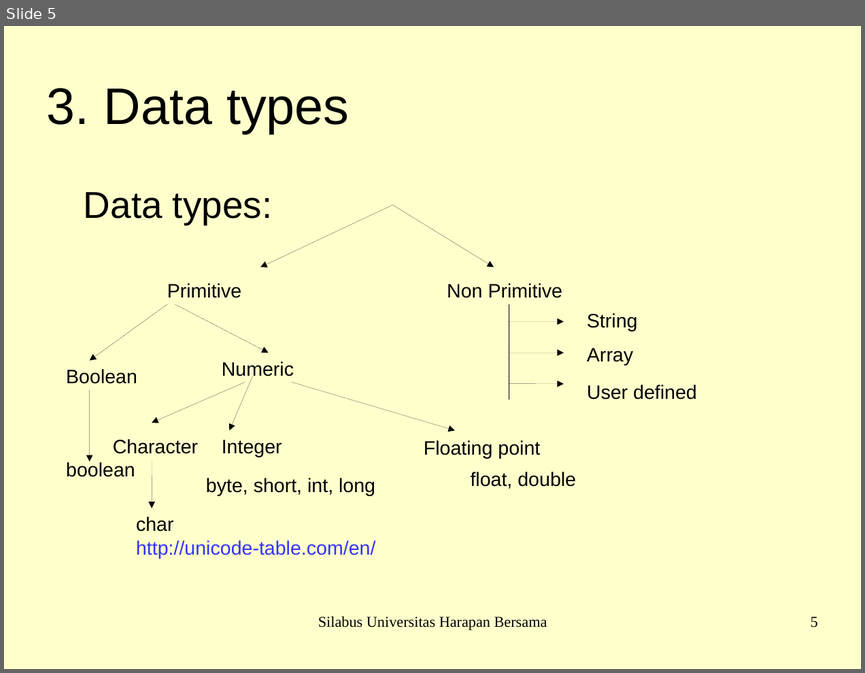
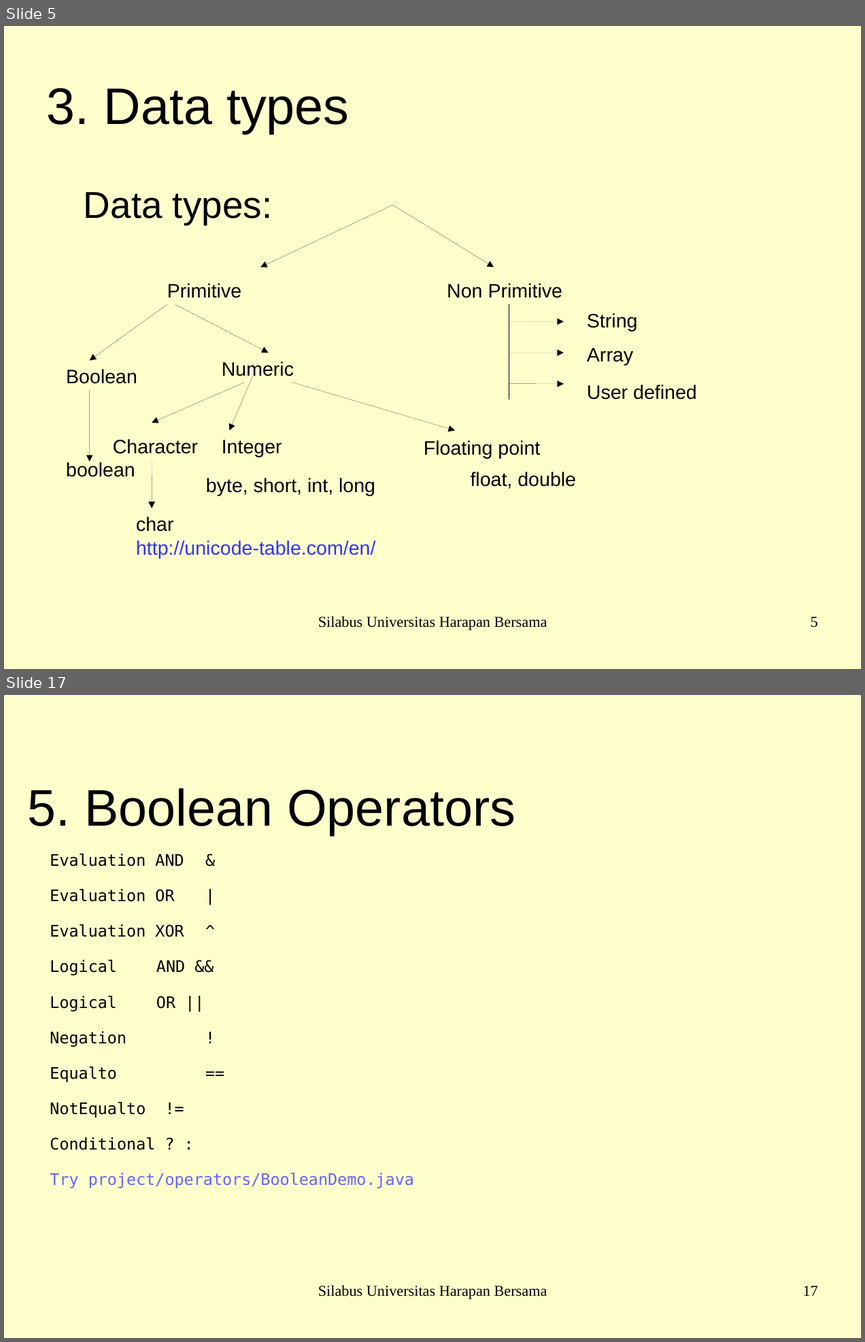
Before and after one commit to arissetyawan-campus-1qaz2wsx3edc/java-programming-basic, a slide deck: java-master-slide.odp. Shown one above the other, each under a label of ours: slide 5 before the commit, slides 5 and 17 after it; the slides between them are not shown. The pictures are 865x673 and 865x1342 pixels, drawn with LibreOffice and Linux fonts; fonts in the diff are those of the drawing; background and template pictures are left out. Boxes give left, top, right and bottom in pixels: in the first picture for what was removed or moved away, otherwise in the second. Text is boxed around its words. In the diff, an @@ line names an element or a change of style, - is before the commit and + after.

```diff
--- a/java-master-slide.odp
+++ b/java-master-slide.odp
@@ slide 17 added at box(4, 695, 861, 1338), background #FFFFCC @@
@@ title added at box(27, 788, 515, 835), 47.6 pt, text #000000 @@
+5. Boolean Operators
@@ text added at box(50, 853, 414, 1188), 14.8 pt, text #000000 @@
+Evaluation AND &
+Evaluation OR |
+Evaluation XOR ^
+Logical AND &&
+Logical OR ||
+Negation !
+Equalto ==
+NotEqualto !=
+Conditional ? :
+Try project/operators/BooleanDemo.java
@@ text added at box(318, 1285, 547, 1299), 14 pt, text #000000 @@
+Silabus Universitas Harapan Bersama
@@ page number added at box(803, 1285, 818, 1295), 14 pt, text #000000 @@
+17
```
Also in this commit, not shown: 2 slides changed, 9 other slides added, 2 other files.
